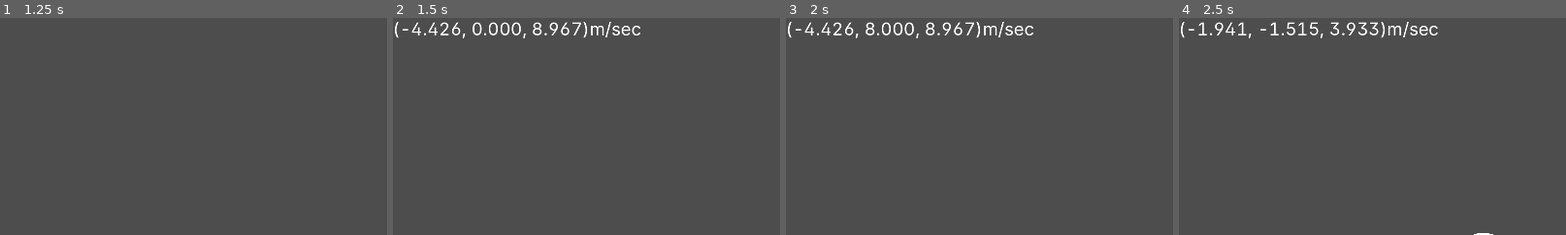
Above: before the commit, frames 1-4 (left to right).
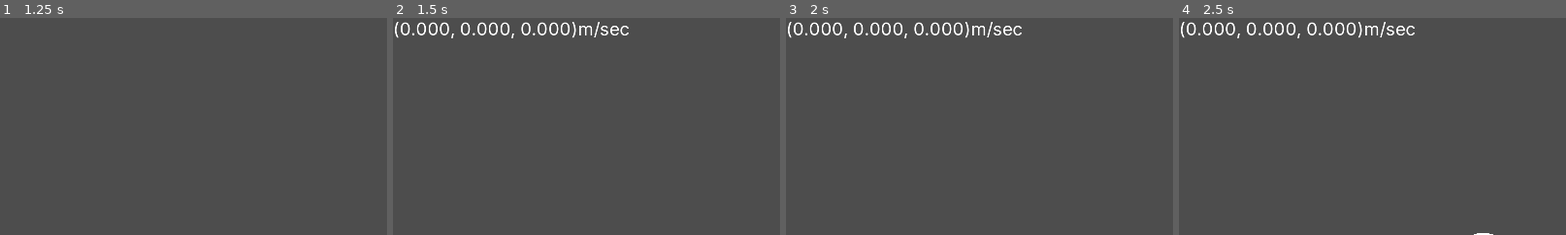
Above: after the commit, the same moments.

Repository: xmamalou/firefly
Game: Godot game, scene res://levels/test_level.tscn
The game is run twice, just before and just after one commit, with the same random seed, the same clock (stepped at 60 frames per second) and the same inputs. The project has no main scene, so this scene is started directly.
Inputs (mouse positions are % of the whole screen's width and height, from its top left):
- Up to frame 1 (1.25 s): tap Enter at 0.5 s; move the mouse to (55, 50) at 0.52 s; hold D (move_right) from 0.53 s (still down); tap W (move_front) at 0.6 s; tap Space (jump) at 0.77 s
- Up to frame 2 (1.5 s): move the mouse to (45, 50) at 1.27 s; release D (move_right) at 1.28 s; hold S (move_back) from 1.28 s (still down); tap Tab (toggle_panel) at 1.35 s
- Up to frame 3 (2 s): keep holding S (move_back); tap Space (jump) at 1.52 s
- Up to frame 4 (2.5 s): move the mouse to (52, 48) at 2.02 s; release S (move_back) at 2.03 s; hold D (move_right) from 2.03 s (still down); tap W (move_front) at 2.1 s
The pictures show only the part of the screen within x 9-59%, y 0-50%; the shares and areas given below are measured in that part.

Frame 1 is identical in both runs. In frame 2, 1.6% of the frame differs, in the area x 2-64%, y 1-10%; in frame 3, 1.6%; in frame 4, 1.9%, in the area x 2-67%, y 1-10%.
Error in both runs: Invalid access to property or key 'bounce' on a base object of type 'Nil'. (res://scripts/objects/placeholder_ground.gd:25)

Commit message:
Refactored code

Diff:
--- a/scripts/objects/player/player_camera.gd
+++ b/scripts/objects/player/player_camera.gd
@@ -17,12 +17,15 @@
 
 signal camera_displaced(pos: Vector3)
 
-@export var is_inverted: bool = false ## If set to true, camera is inverted
-@export_range(1, 100, 1, "suffix:%")
-var sensitivity: float = 5 : ## How sensitive the camera is to mouse movements
+#region Exports
+## If set to true, camera is inverted
+@export var is_inverted: bool = false
+## How sensitive the camera is to mouse movements
+@export_range(1, 100, 1, "suffix:%") var sensitivity: float = 5 :
 	get: return sensitivity/1000
 	set(value): # sensitivity is expressed as a whole percentage (1 to 100, no decimals)
 		sensitivity = max(1, abs(ceil(value))) # if value == 0, then 1 is chosen instead
+#endregion
 
 # Called when the node enters the scene tree for the first time.
 func _ready() -> void:
--- a/scripts/objects/player/player_dbg_panel.gd
+++ b/scripts/objects/player/player_dbg_panel.gd
@@ -15,8 +15,9 @@
 class_name PlayerDbgPanel
 extends Control
 
-@export var player: Player ## The player to get the debug data from
-@export_range(0, 0.001, 0.0001) var tolerance: float: ## Specifies an error margin where the new speed is considered "practically identical" to the old one
+## Specifies an error margin where the new speed is considered "practically identical"
+## to the old one
+@export_range(0, 0.001, 0.0001) var tolerance: float:
 	set(value):
 		tolerance = abs(value) # Tolerance shouldn't be a negative number
 
@@ -26,8 +27,6 @@
 # Called when the node enters the scene tree for the first time.
 func _ready() -> void:
 	speed_label.text = tr("SPEED_LABEL").format({"speed": "%0.3v" % Vector3(0, 0, 0)})
-
-	var _ret := player.speed_changed.connect(_on_speed_changed)
 
 
 # Called every frame. 'delta' is the elapsed time since the previous frame.
@@ -44,6 +43,6 @@
 		self.visible = not self.visible
 
 
-func _on_speed_changed(old_velocity: Vector3, new_velocity: Vector3) -> void:
+func _on_player_speed_changed(old_velocity: Vector3, new_velocity: Vector3) -> void:
 	if old_velocity.length() + self.tolerance < new_velocity.length():
 		self.speed_label.text = tr("SPEED_LABEL").format({"speed":  "%0.3v" % new_velocity})
